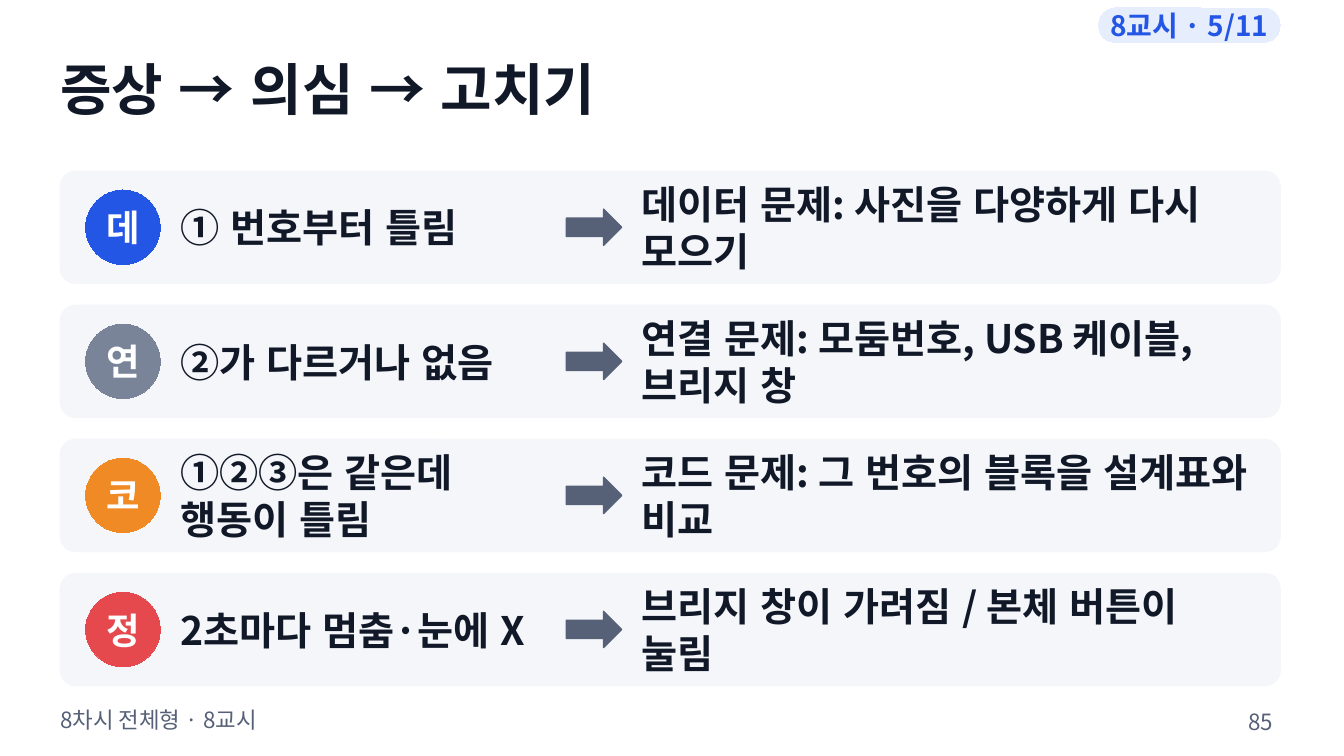
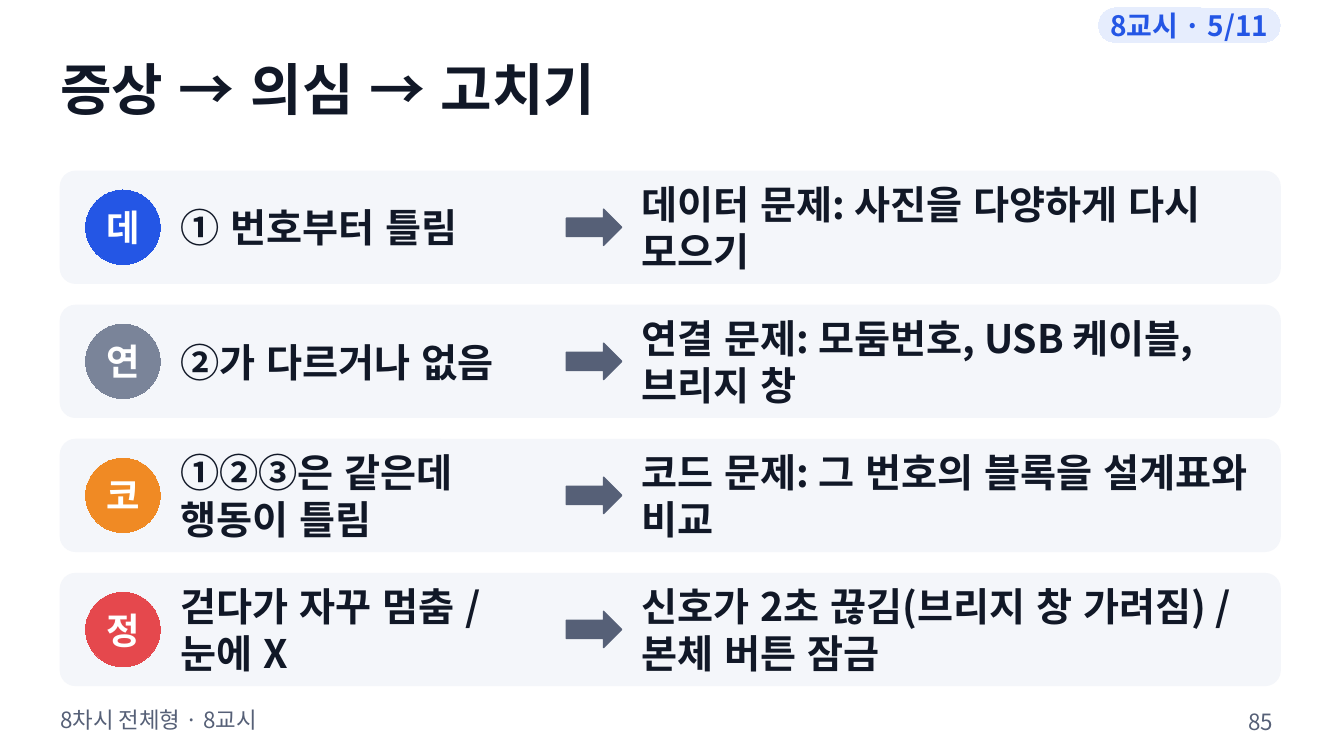
Before and after one commit to boundaryx01-uniquelife/microbit, a slide deck: slide 85 of bridge/docs/materials/8차시_전체형/8차시_수업슬라이드.pptx. Drawn at 1344x756 pixels with LibreOffice and Linux fonts; fonts in the diff are those of the drawing. Boxes give left, top, right and bottom in pixels: in the first picture for what was removed or moved away, otherwise in the second. Text is boxed around its words. In the diff, an @@ line names an element or a change of style, - is before the commit and + after.

```diff
--- a/bridge/docs/materials/8차시_전체형/8차시_수업슬라이드.pptx
+++ b/bridge/docs/materials/8차시_전체형/8차시_수업슬라이드.pptx
@@ text at [180, 588, 454, 672]: text changed @@
-2초마다 멈춤·눈에 X
+걷다가 자꾸 멈춤 / 눈에 X
@@ text at [642, 588, 1207, 672]: text changed @@
-브리지 창이 가려짐 / 본체 버튼이 눌림
+신호가 2초 끊김(브리지 창 가려짐) / 본체 버튼 잠금
```
Also in this commit, not shown: 1 other slide changed, 55 other files.
